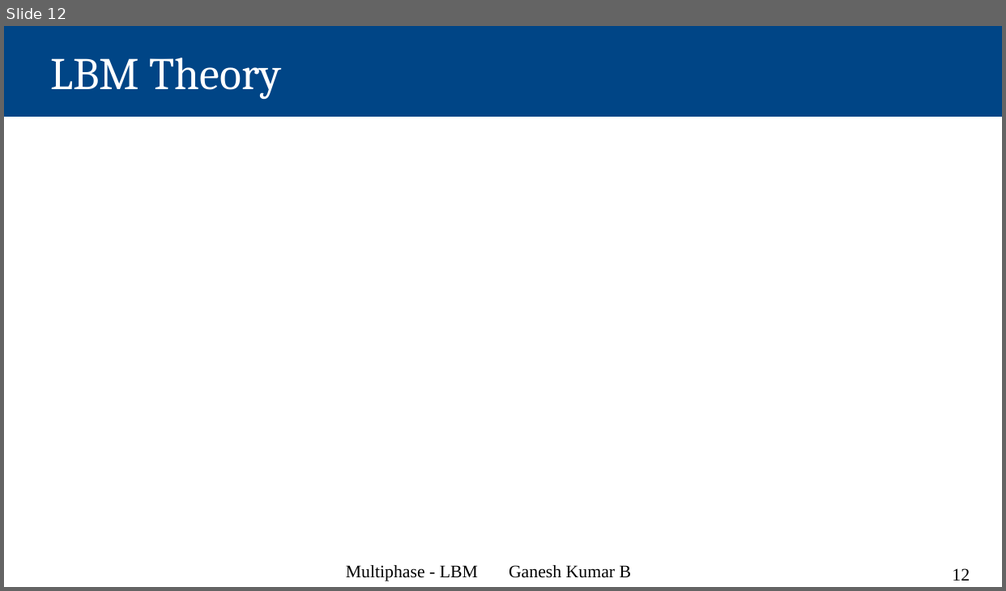
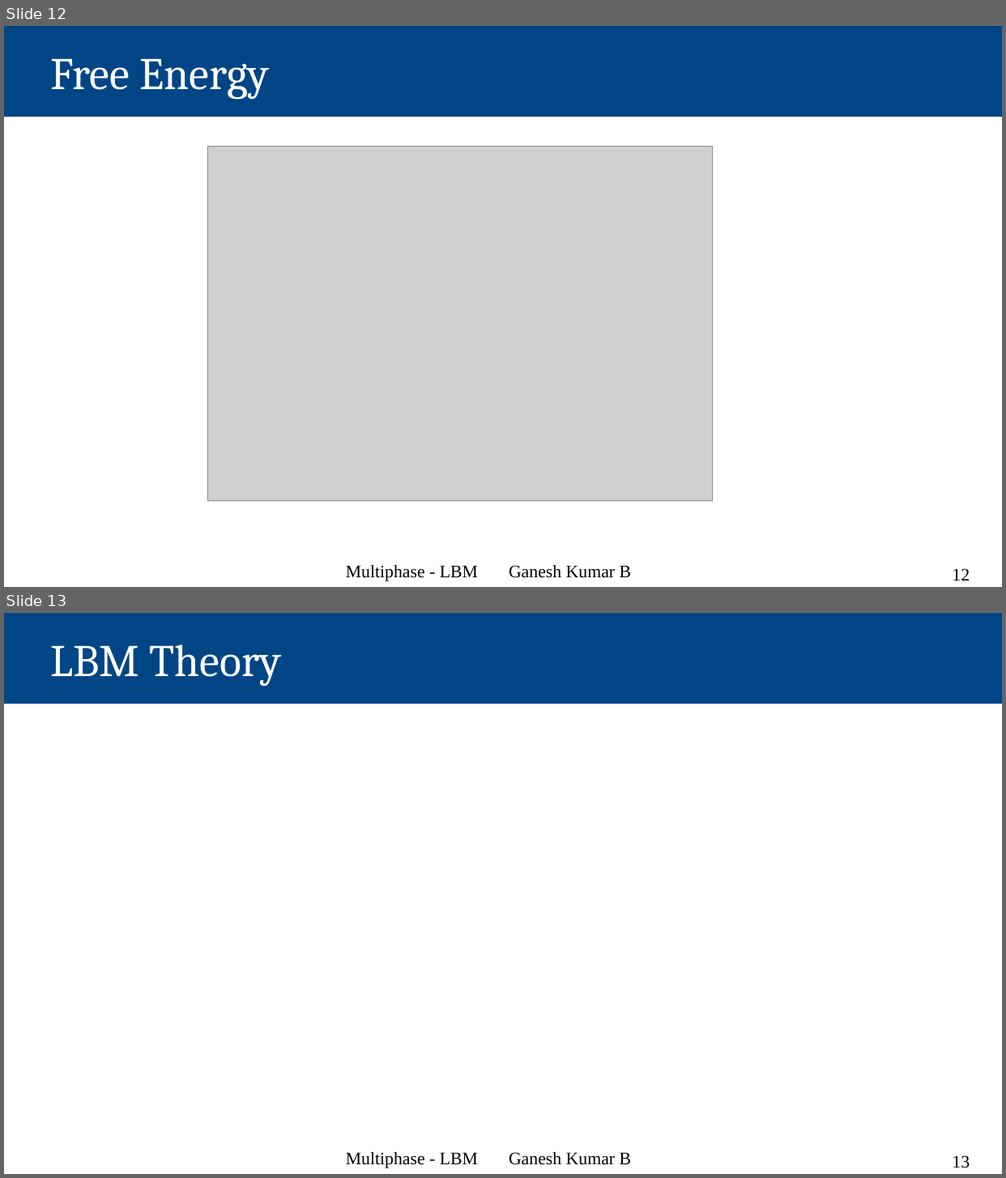
Before and after one commit to Ganesh-Kumar-B/multiphase_ppts, a slide deck: Multiphase_LBM.odp. Shown one above the other, each under a label of ours: slide 12 before the commit, slides 12 and 13 after it. The pictures are 1006x591 and 1006x1178 pixels, drawn with LibreOffice and Linux fonts; fonts in the diff are those of the drawing; grey boxes stand for pictures. Boxes give left, top, right and bottom in pixels: in the first picture for what was removed or moved away, otherwise in the second. Text is boxed around its words. In the diff, an @@ line names an element or a change of style, - is before the commit and + after.

```diff
--- a/Multiphase_LBM.odp
+++ b/Multiphase_LBM.odp
@@ slide 12 added at (4,26,1002,587), background #FFFFFF @@
@@ title added at (4,26,1002,117), fill #004586, 36 pt, text #FFFFFF @@
+Free Energy
@@ picture added at (208,147,712,501) @@
@@ text added at (346,565,631,582), 14 pt, text #000000 @@
+Multiphase - LBM Ganesh Kumar B
@@ page number added at (952,569,970,581), 14 pt, text #000000 @@
+12
@@ what was slide 12 is now slide 13 @@
@@ page number at (952,1156,970,1169): text changed @@
-12
+13
```
Also in this commit, not shown: 8 slides changed.
